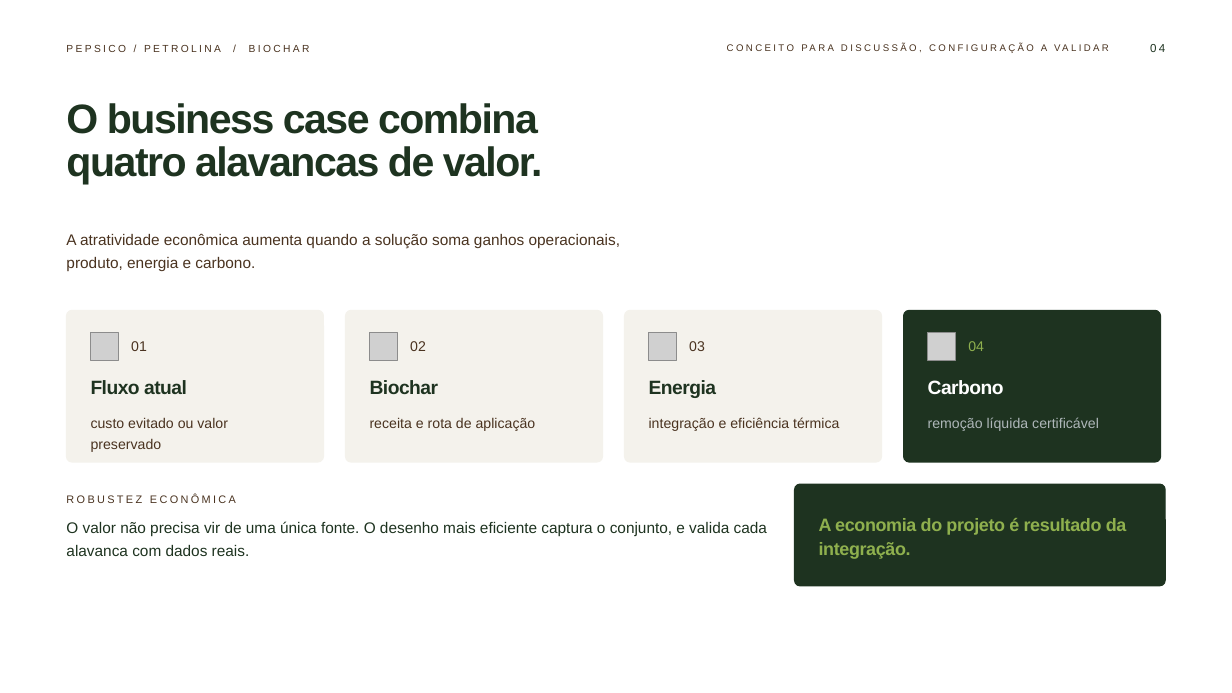
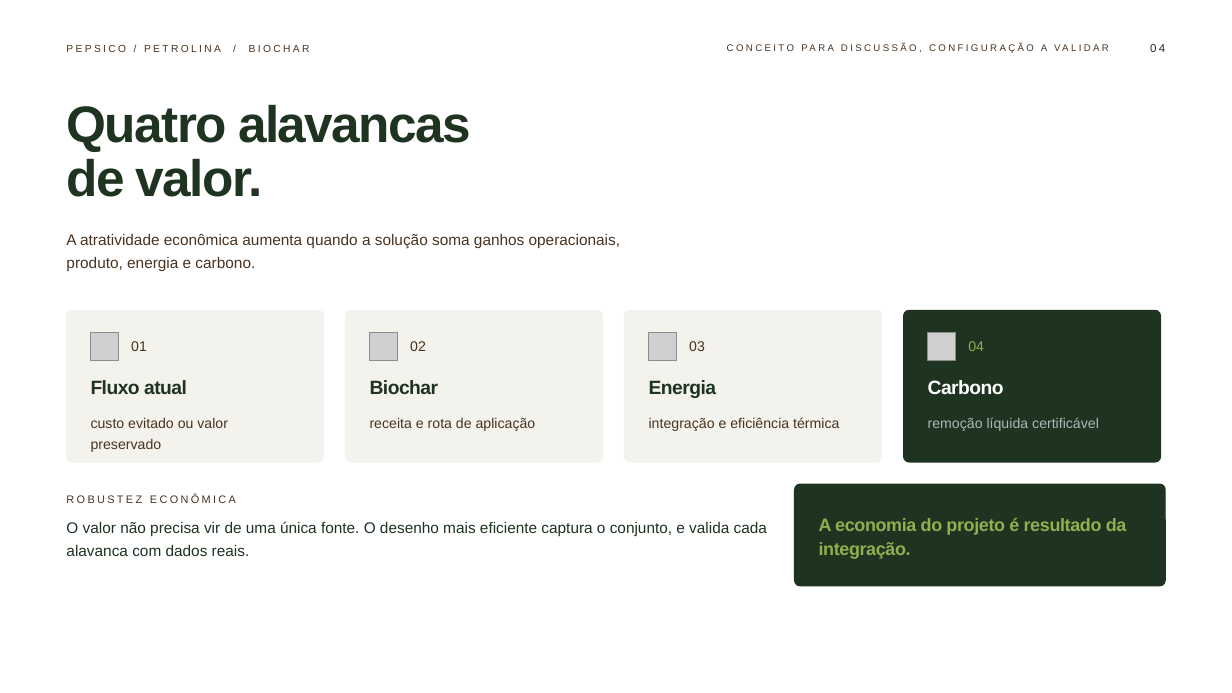
Before and after one commit to lubritto-hub/clipping, a slide deck: slide 4 of deck/proposta-pepsico-petrolina.pptx. Drawn at 1232x693 pixels with LibreOffice and Linux fonts; fonts in the diff are those of the drawing; grey boxes stand for pictures; background and template pictures are left out. Boxes give left, top, right and bottom in pixels: in the first picture for what was removed or moved away, otherwise in the second. Text is boxed around its words. In the diff, an @@ line names an element or a change of style, - is before the commit and + after.

```diff
--- a/deck/proposta-pepsico-petrolina.pptx
+++ b/deck/proposta-pepsico-petrolina.pptx
@@ text at bbox=[66, 104, 471, 197]: text changed; size 32 to 40 pt @@
-O business case combina
-quatro alavancas de valor.
+Quatro alavancas
+de valor.
```
Also in this commit, not shown: 6 other slides changed, 7 other files.
